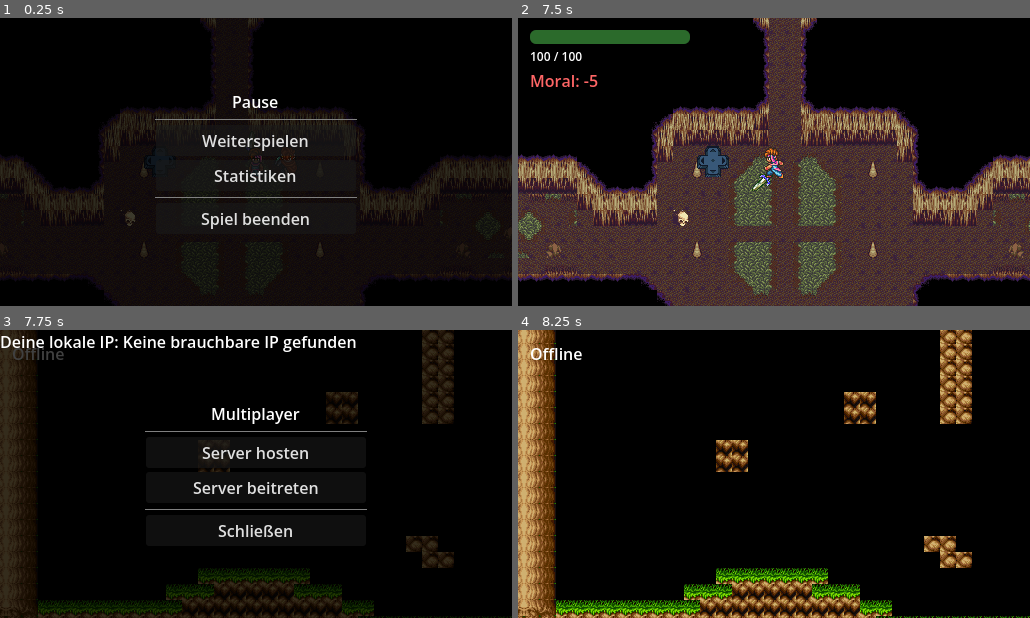
Above: before the commit, frames 1-4 (two rows, left to right).
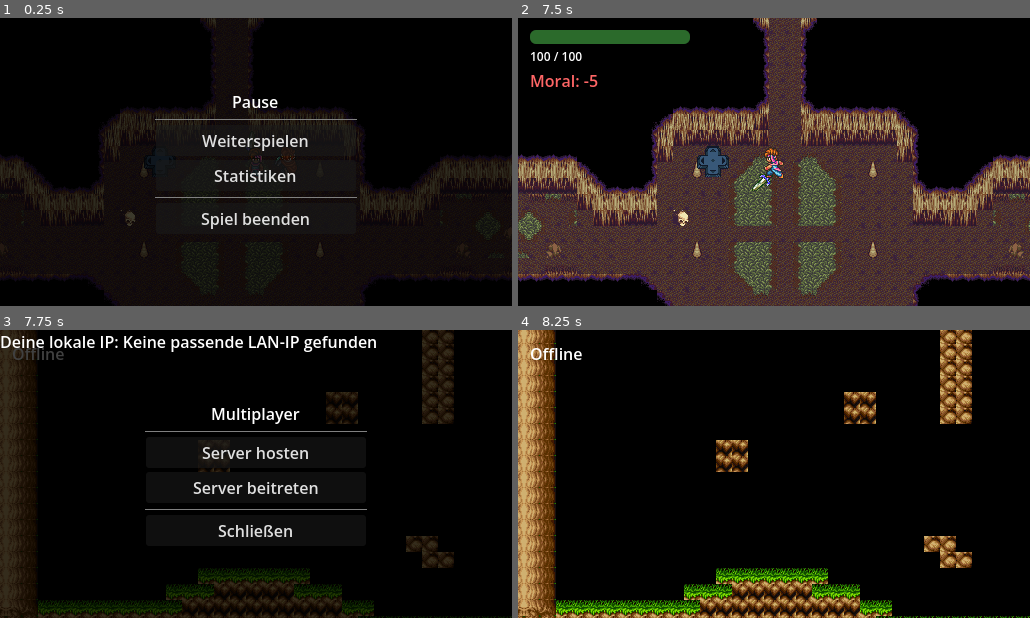
Above: after the commit, the same moments.

Repository: SpicyIcy1/Roguelike-Game
Game: Godot game, scene res://scenes/Main.tscn
Two runs of this game, one before a commit and one after it. Both use one fixed random seed, a clock stepped at 60 frames per second and the inputs below.
Inputs (mouse positions are in pixels of both pictures, inside the frame that each line leads up to):
- Up to frame 1 (0.25 s): no input
- Up to frame 2 (7.5 s): click "Weiterspielen" at 0.5 s; tap Enter (ui_accept) at 1.25, 1.52, 2, 3.5, 4.52, 6.5 s; move the mouse to (886, 147) at 1.27 s; hold Right (ui_right) 1.28-2 s; tap Q (DevMode) at 1.35 s; click (886, 147) at 1.42 s; drag from (671, 176) to (789, 162) at 2.02 s; move the mouse to (825, 98) at 2.77 s; hold Left (ui_left) 2.78-3.5 s; tap Space (attack) at 2.85 s; drag from (748, 219) to (681, 162) at 3.52 s; move the mouse to (927, 205) at 4.27 s; hold Right (ui_right) 4.28-5 s; click (927, 205) at 4.35 s; drag from (620, 118) to (789, 162) at 5.02 s; move the mouse to (799, 162) at 5.77 s; hold Right (ui_right) 5.78-6.5 s; tap E (Wurf einer Waffe) at 5.85 s; click (799, 162) at 5.92 s; drag from (697, 90) to (671, 176) at 6.52 s; move the mouse to (886, 147) at 7.27 s; hold Left (ui_left) from 7.28 s (still down); right-click (886, 147) at 7.35 s
- Up to frame 3 (7.75 s): keep holding Left (ui_left); tap Enter (ui_accept) at 7.52 s
- Up to frame 4 (8.25 s): release Left (ui_left) at 8 s; click "Schließen" at 8 s

Frames 1-2 are identical in both runs. In frame 3, 1.0% of the frame differs, in the area x 33-74%, y 2-8%; in frame 4, nothing differs.

Commit message:
JonAS FIX

Diff:
--- a/info/minigame/scriptsmini/MultiplayerMenu.gd
+++ b/info/minigame/scriptsmini/MultiplayerMenu.gd
@@ -311,16 +311,28 @@
 			return Color(1.0, 0.4, 0.4) # Rot
 		_:
 			return Color(1.0, 1.0, 1.0) # Weiß (Offline)
+
 func get_local_ip() -> String:
 	var ips: Array = IP.get_local_addresses()
+	var fallback_ip: String = ""
+
 	for ip in ips:
-		if ":" in ip:
+		# IPv6 und Loopback/Link-Local ignorieren
+		if ":" in ip or ip.begins_with("127.") or ip.begins_with("169.254."):
 			continue
-		if ip.begins_with("127."):
+
+		# Typische echte LAN-IPs bevorzugen (192.168.x.x oder 10.x.x.x)
+		if ip.begins_with("192.168.") or ip.begins_with("10."):
+			return ip
+
+		# Virtuelle Docker/WSL IPs (172.17.x.x - 172.31.x.x) ignorieren
+		if ip.begins_with("172.17.") or ip.begins_with("172.18.") or ip.begins_with("172.19."):
 			continue
-		if ip.begins_with("169.254."):
-			continue
-
-		# Nimm die erste "vernünftige" IPv4
-		return ip
-	return "Keine brauchbare IP gefunden"
+
+		if fallback_ip == "":
+			fallback_ip = ip
+
+	if fallback_ip != "":
+		return fallback_ip
+
+	return "Keine passende LAN-IP gefunden"
--- a/info/minigame/scriptsmini/NetworkManager.gd
+++ b/info/minigame/scriptsmini/NetworkManager.gd
@@ -5,6 +5,7 @@
 signal connection_succeeded
 
 const MAX_PLAYERS: int = 16
+const PLAYER_SCENE: PackedScene = preload("res://minigame/bauer.tscn")
 
 
 func _ready() -> void:
@@ -20,8 +21,6 @@
 	print("[DEBUG - NetworkManager] Bereit und wartet auf Aktionen. Autoload läuft.")
 
 
-
-
 # Interne Callbacks der Engine
 
 func _on_connection_failed() -> void:
@@ -31,13 +30,15 @@
 
 
 func _on_connection_success() -> void:
-	print("[DEBUG - NetworkManager] Erfolgreich mit dem Server verbunden! Eigene Peer-ID: ", multiplayer.get_unique_id())
+	print("[DEBUG - NetworkManager] Erfolgreich mit dem Server verbunden!")
+
+	if multiplayer.multiplayer_peer is ENetMultiplayerPeer:
+		var server_peer = multiplayer.multiplayer_peer.get_peer(1)
+		if server_peer:
+			server_peer.set_timeout(1000, 2000, 5000)
+
 	connection_succeeded.emit()
 	_loaded_into_game()
-
-
-
-
 
 
 # Schließt eine aktive Server- oder Client-Verbindung
@@ -48,14 +49,11 @@
 			multiplayer.multiplayer_peer.close()
 		multiplayer.multiplayer_peer = null
 
+
 func host_game(port: int) -> bool:
 	shutdown_multiplayer()
 
 	var peer := ENetMultiplayerPeer.new()
-
-	# Optional: falls du LAN willst und nicht auf allen Interfaces binden willst
-	peer.set_bind_ip("0.0.0.0") # oder die LAN-IP des Hosts
-
 	var error = peer.create_server(port, MAX_PLAYERS)
 	if error != OK:
 		print("[DEBUG - NetworkManager] FEHLER beim Erstellen des Servers: ", error)
@@ -66,14 +64,12 @@
 	return true
 
 
-
 func join_game(ip: String, port: int) -> void:
 	shutdown_multiplayer()
 
 	print("[DEBUG - NetworkManager] create_client: ", ip, ":", port)
 	var peer = ENetMultiplayerPeer.new()
 	var error = peer.create_client(ip, port)
-	print("[DEBUG - NetworkManager] create_client error = ", error)
 
 	if error != OK:
 		print("[DEBUG - NetworkManager] FEHLER beim Erstellen des Clients: ", error)
@@ -81,10 +77,21 @@
 		return
 
 	multiplayer.multiplayer_peer = peer
+	_start_connection_timeout(5.0)
 
-# Erweitere dein NetworkManager-Skript um diese Variablen und Logik:
 
-const PLAYER_SCENE = preload("res://minigame/bauer.tscn")
+
+# Timeout Helper Function
+func _start_connection_timeout(seconds: float) -> void:
+	await get_tree().create_timer(seconds).timeout
+
+	# Check connection status directly on multiplayer_peer
+	if multiplayer.multiplayer_peer:
+		if multiplayer.multiplayer_peer.get_connection_status() == MultiplayerPeer.CONNECTION_CONNECTING:
+			print("[DEBUG - NetworkManager] Verbindung abgebrochen: Timeout nach ", seconds, " Sekunden.")
+			shutdown_multiplayer()
+			connection_failed.emit()
+
 
 func _loaded_into_game() -> void:
 	print("[DEBUG - NetworkManager] _loaded_into_game() aufgerufen.")
@@ -97,7 +104,6 @@
 func _on_peer_connected(id: int) -> void:
 	print("[DEBUG - NetworkManager] Ein anderer Spieler hat sich verbunden! ID: ", id)
 	if multiplayer.is_server():
-		# Der Server spawnt den neuen Spieler für alle
 		_spawn_player(id)
 
 
@@ -108,15 +114,13 @@
 
 
 func _spawn_player(peer_id: int) -> void:
-	# Sucht nach einem Knoten im aktuellen Spiel, wo die Spieler platziert werden sollen.
-	# Alternativ kannst du sie direkt an die aktive Szene hängen:
 	var world = get_tree().current_scene
 
-	var new_player = PLAYER_SCENE.instantiate()
-	new_player.name = str(peer_id) # Extrem wichtig: Name MUSS die Peer-ID sein!
-	new_player.position = Vector2(200, 200) # Startposition
-
-	world.add_child(new_player)
+	if PLAYER_SCENE:
+		var new_player = PLAYER_SCENE.instantiate()
+		new_player.name = str(peer_id) # Extrem wichtig: Name MUSS die Peer-ID sein!
+		new_player.position = Vector2(200, 200) # Startposition
+		world.add_child(new_player)
 
 
 func _despawn_player(peer_id: int) -> void:
